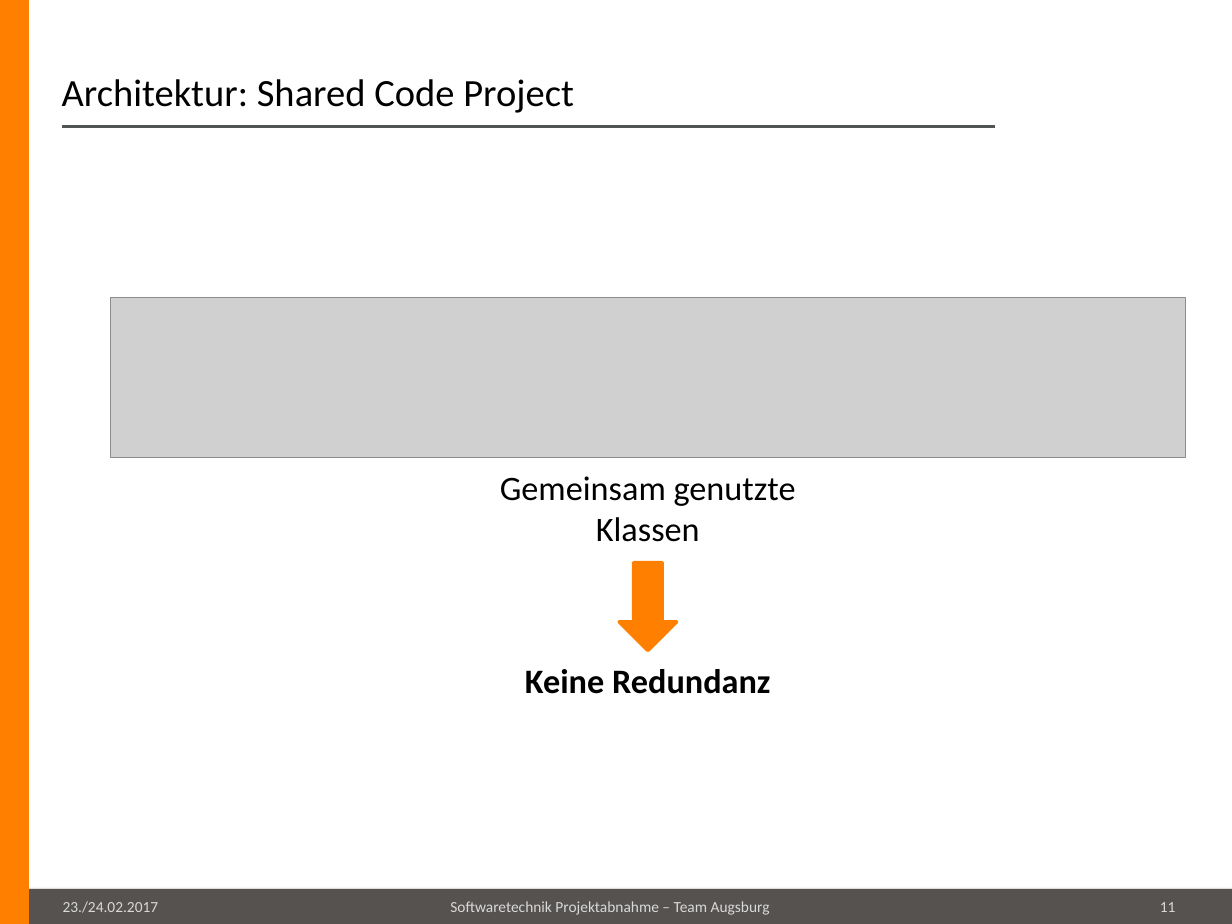
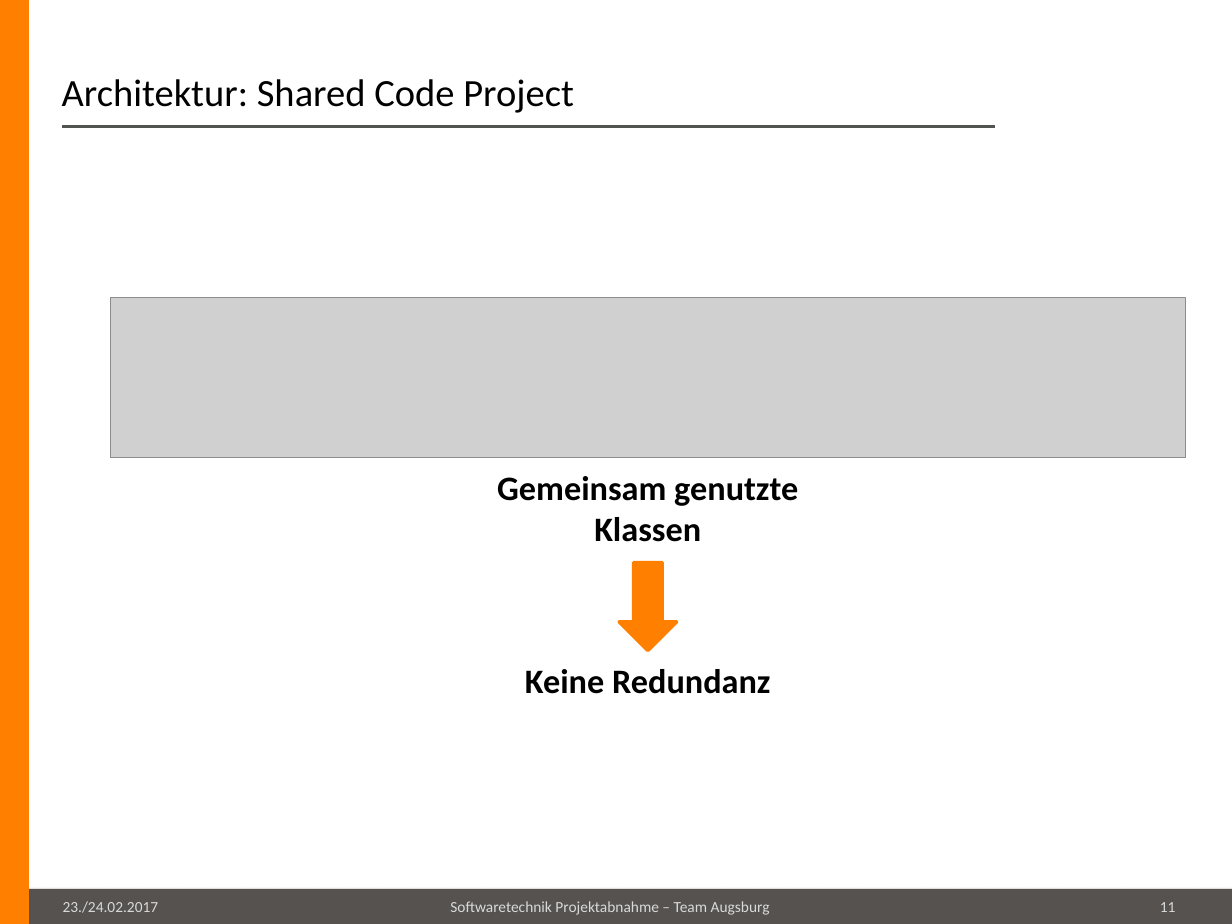
Before and after one commit to maul-esel/swt-projekt, a slide deck: slide 11 of Lingvo/Abgabe/präsentation.pptx. Drawn at 1232x924 pixels with LibreOffice and Linux fonts; fonts in the diff are those of the drawing; grey boxes stand for pictures; background and template pictures are left out. Boxes give left, top, right and bottom in pixels: in the first picture for what was removed or moved away, otherwise in the second. Text is boxed around its words. In the diff, an @@ line names an element or a change of style, - is before the commit and + after.

```diff
--- a/Lingvo/Abgabe/präsentation.pptx
+++ b/Lingvo/Abgabe/präsentation.pptx
@@ text at [497, 476, 798, 542]: bold on in "Gemeinsam genutzte Klassen" @@
```
Also in this commit, not shown: 2 other slides changed.
